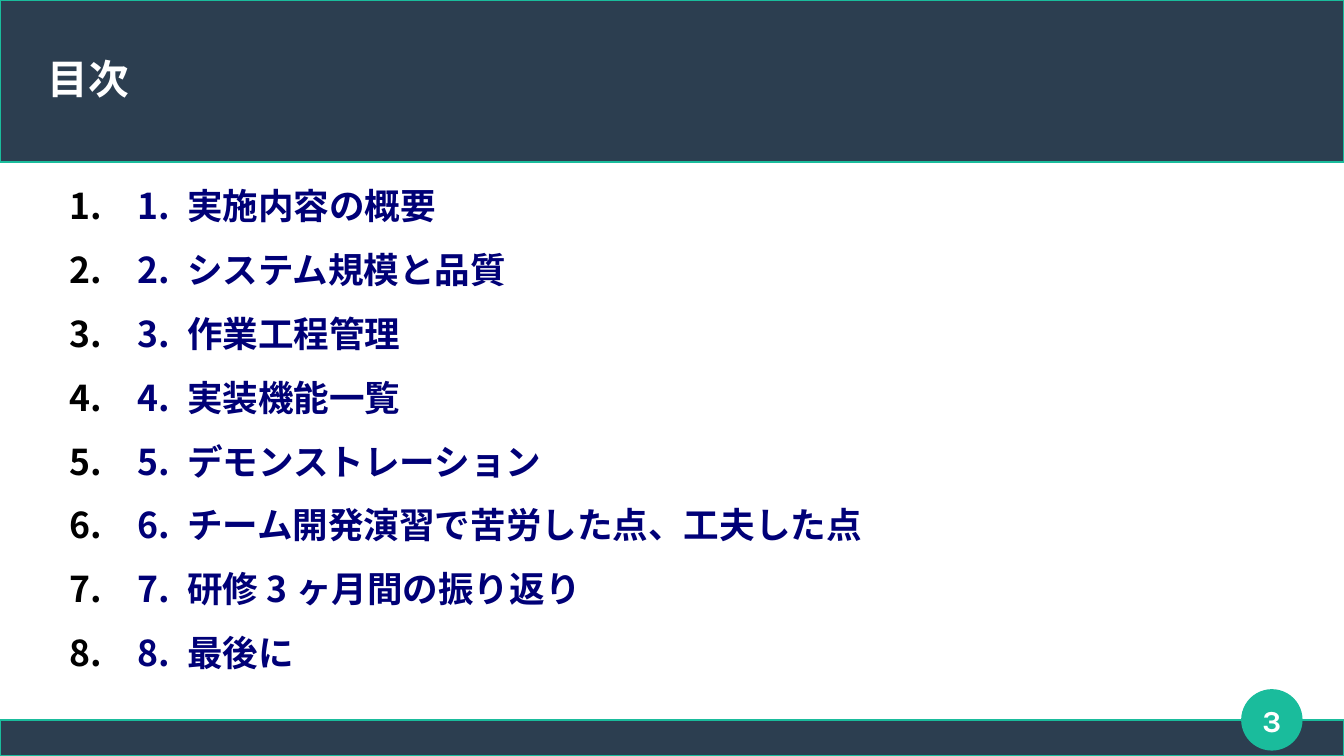
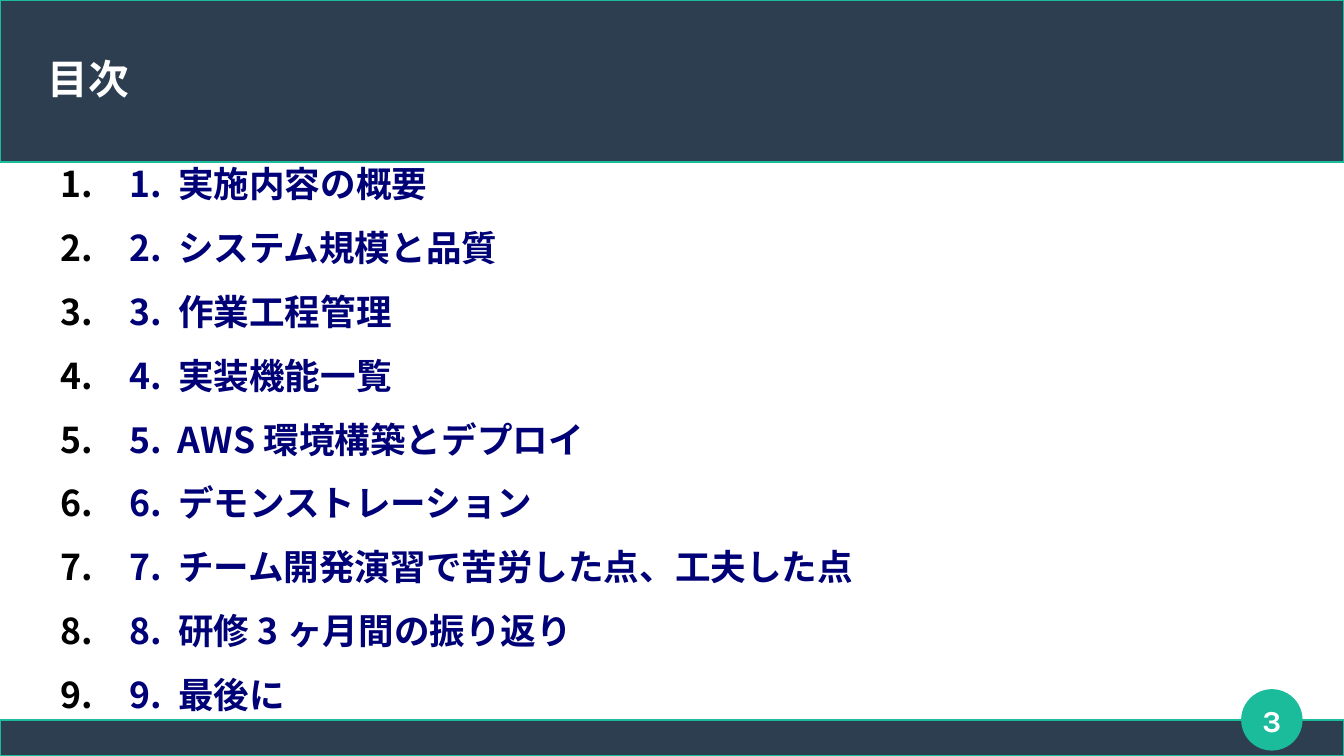
Before and after one commit to connk95/Shared-Shop, a slide deck: slide 3 of TeamUzawa_Sharing_ProjectFile/発表用スライド_チーム鵜澤.odp. Drawn at 1344x756 pixels with LibreOffice and Linux fonts; fonts in the diff are those of the drawing. Boxes give left, top, right and bottom in pixels: in the first picture for what was removed or moved away, otherwise in the second. Text is boxed around its words. In the diff, an @@ line names an element or a change of style, - is before the commit and + after.

```diff
--- a/TeamUzawa_Sharing_ProjectFile/発表用スライド_チーム鵜澤.odp
+++ b/TeamUzawa_Sharing_ProjectFile/発表用スライド_チーム鵜澤.odp
@@ text "1. 実施内容の概要": place and size @@
-text "1. 実施内容の概要" at <box>69,188,862,670</box>
+text "1. 実施内容の概要" at <box>61,162,853,712</box>
@@ text at <box>61,426,853,712</box>: text changed @@
-5. 5. デモンストレーション
-6. 6. チーム開発演習で苦労した点、工夫した点
-7. 7. 研修3ヶ月間の振り返り
-8. 8. 最後に
+5. 5. AWS環境構築とデプロイ
+6. 6. デモンストレーション
+7. 7. チーム開発演習で苦労した点、工夫した点
+8. 8. 研修3ヶ月間の振り返り
+9. 9. 最後に
```
Also in this commit, not shown: 11 other slides changed, 1 slide added.
